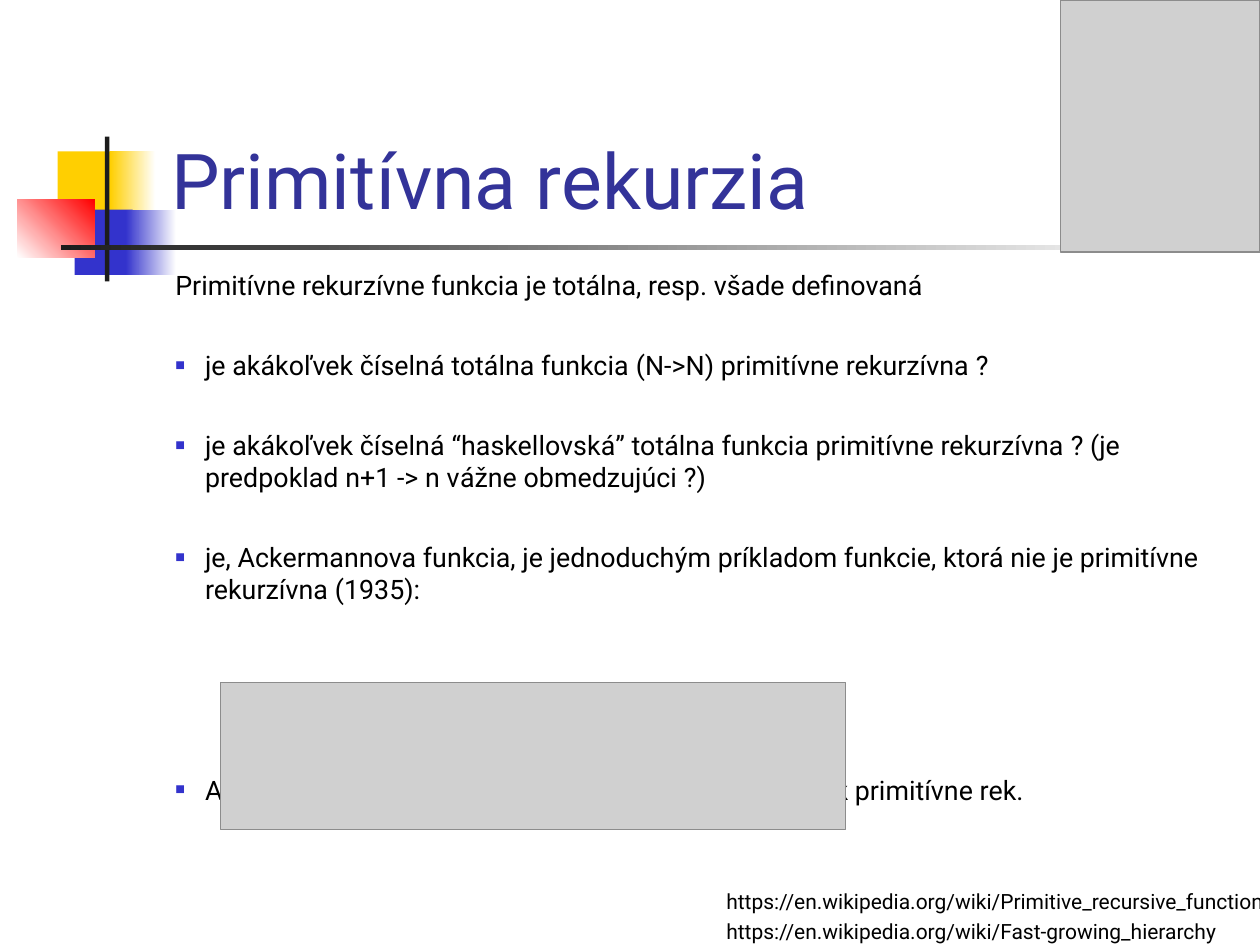
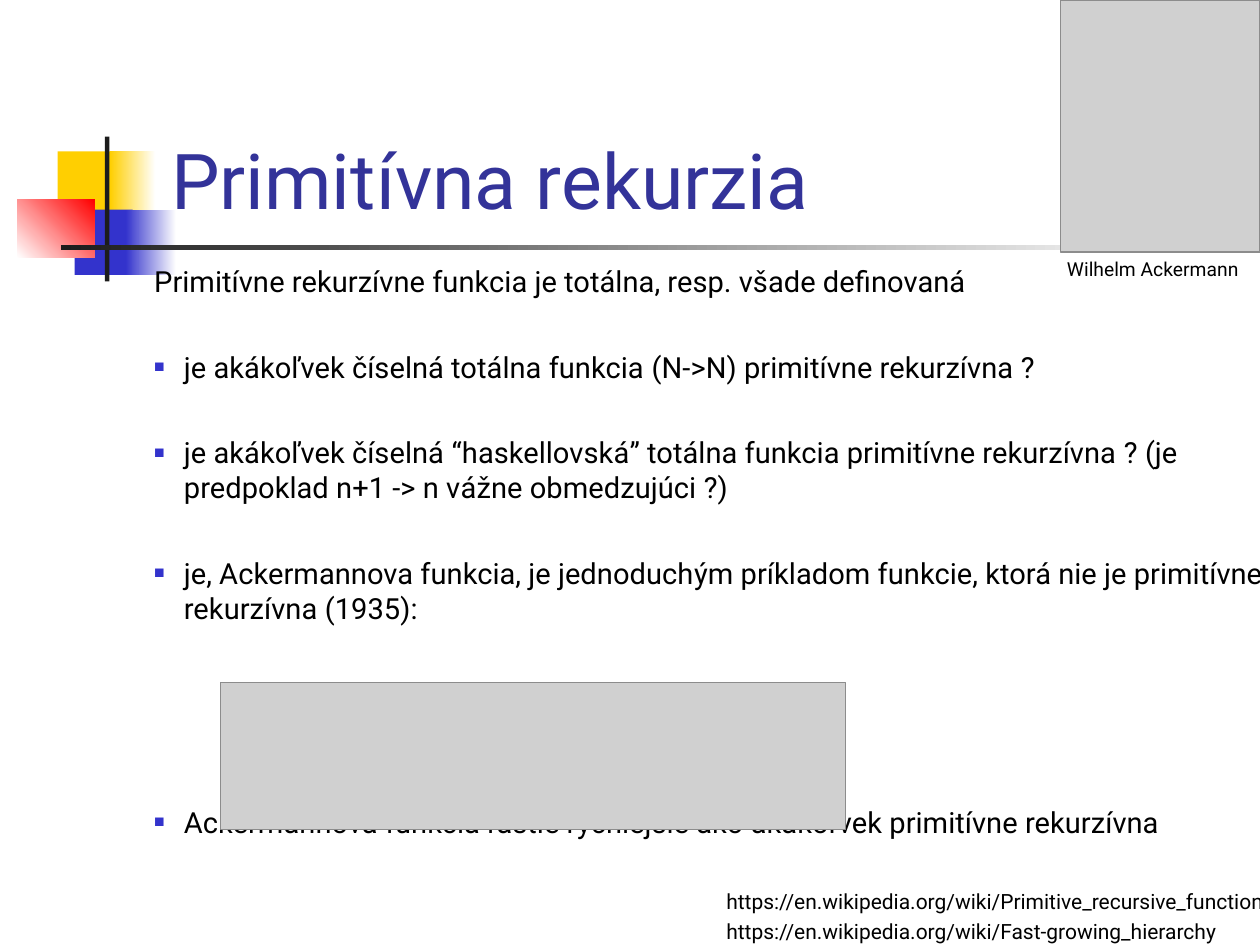
Before and after one commit to Funkcionalne/Prednasky, a slide deck: slide 42 of 06/06_fpro.ppt (slide 41 before the commit). Drawn at 1260x945 pixels with LibreOffice and Linux fonts; fonts in the diff are those of the drawing; grey boxes stand for pictures. Boxes give left, top, right and bottom in pixels: in the first picture for what was removed or moved away, otherwise in the second. Text is boxed around its words. In the diff, an @@ line names an element or a change of style, - is before the commit and + after.

```diff
--- a/06/06_fpro.ppt
+++ b/06/06_fpro.ppt
@@ text "Primitívne rekurzívne funkcia je totálna, ..." moved from (x1=175, y1=274, x2=1198, y2=806) to (x1=154, y1=265, x2=1260, y2=840) @@
@@ text at (x1=154, y1=265, x2=1260, y2=626): size 15.3 to 16.6 pt in "Primitívne rekurzívne funkcia je totálna, resp. všade ...", "je akákoľvek číselná totálna funkcia (N->N) primitívne ...", "je akákoľvek číselná “haskellovská” totálna funkcia primitív ...", "je, Ackermannova funkcia, je jednoduchým príkladom funkcie, ..." @@
@@ text added at (x1=1067, y1=261, x2=1239, y2=277), 11 pt, text #000000 @@
+Wilhelm Ackermann
@@ text at (x1=184, y1=806, x2=1158, y2=840): text changed; size 15.3 to 16.6 pt @@
-■ Ackermannova funkcia rastie rýchlejšie ako akákoľvek primitívne rek.
+■ Ackermannova funkcia rastie rýchlejšie ako akákoľvek primitívne rekurzívna
```
Also in this commit, not shown: 5 other slides changed, 2 slides added, 7 other files.
